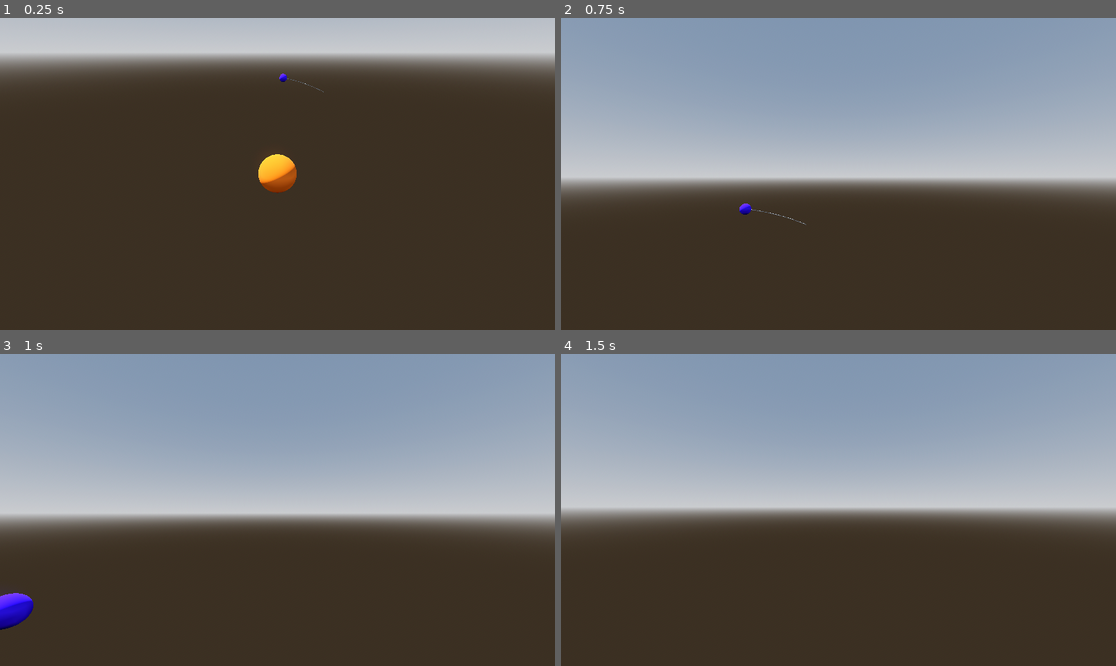
Above: before the commit, frames 1-4 (two rows, left to right).
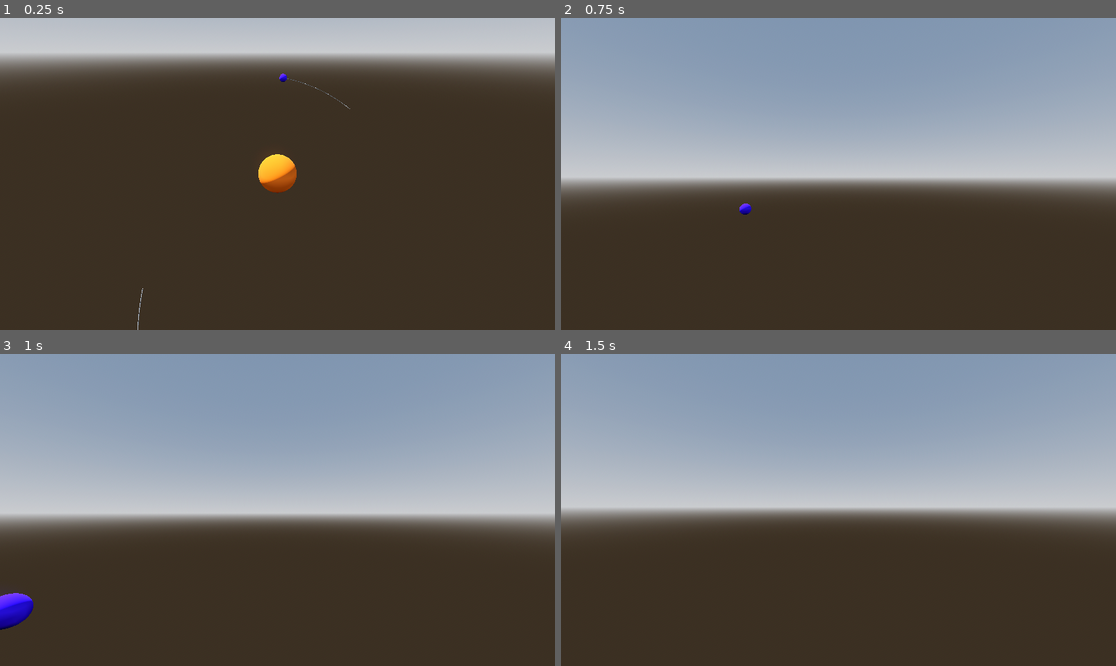
Above: after the commit, the same moments.

Repository: AcctForJudge/Planetary-Gravity-Simulation
Game: Godot game, scene res://Universe/universe.tscn
Two runs of this game, one before a commit and one after it. Both use one fixed random seed, a clock stepped at 60 frames per second and the inputs below.
Inputs (mouse positions are in pixels of both pictures, inside the frame that each line leads up to):
- Up to frame 1 (0.25 s): no input
- Up to frame 2 (0.75 s): tap Enter at 0.5 s; move the mouse to (866, 174) at 0.52 s; hold W (forward) from 0.53 s (still down); tap H (hide) at 0.6 s; click (866, 174) at 0.67 s
- Up to frame 3 (1 s): keep holding W (forward); tap P (play) at 0.8 s
- Up to frame 4 (1.5 s): keep holding W (forward); move the mouse to (810, 510) at 1.27 s; tap P (play) at 1.35 s

The runs differ from the first frame. In frame 1, less than 0.1% of the frame differs, in the area x 24-64%, y 22-100%; in frame 2, less than 0.1%; in frame 3, less than 0.1%; in frame 4, nothing differs.

Commit message:
separated calculation and drawing of orbits, and added a way to see past orbits

Diff:
--- a/Universe/universe.gd
+++ b/Universe/universe.gd
@@ -10,15 +10,18 @@
 @export var central_body: HeavenlyBody
 
 @export_category("Orbit Paths")
+## number of time steps in the future to calculate the paths
 @export_range(1, 200, 1, "or_greater") var num_steps := 200
-@export_range(0.01, 1, 0.01, "or_greater") var time_step : float = 0.01
+## affects actual simulation as well, not just for calculating paths
+@export_range(0.01, 0.1, 0.01) var time_step : float = 0.01
 
-
-
+@export var show_past_path := false
 
 var all_bodies : Array[HeavenlyBody]
 var play := false
-var orbits_shown := true
+var future_orbits_shown := true
+## like draw points but for past paths
+var body_positions: Array
 
 @onready var heavenly_bodies_container: Node3D = $HeavenlyBodies
 @onready var orbits: Node3D = $Orbits
@@ -27,34 +30,49 @@
 	for child in heavenly_bodies_container.get_children():
 		if child is HeavenlyBody:
 			all_bodies.append(child)
+			body_positions.append([])
+
 # Called every frame. 'delta' is the elapsed time since the previous frame.
 func _process(_delta: float) -> void:
 	if !play:
 		hide_orbits()
-		draw_orbits()
+		if future_orbits_shown:
+			calculate_and_show_orbits()
 	else:
-		if orbits_shown:
-			hide_orbits()
-			draw_orbits()
+		if show_past_path:
+			show_past_orbits()
 		else:
-			hide_orbits()
+			if future_orbits_shown:
+				hide_orbits()
+				calculate_and_show_orbits()
+			else:
+				hide_orbits()
 
 func _unhandled_input(_event: InputEvent) -> void:
 	if Input.is_action_just_pressed("play"):
 		play = !play
 	if Input.is_action_just_pressed("hide"):
 		hide_orbits()
-		orbits_shown = !orbits_shown
+		future_orbits_shown = !future_orbits_shown
 
 func _physics_process(_delta: float) -> void:
 	if play:
 		for body in all_bodies:
 			body.update_velocity(all_bodies, time_step)
-		for body in all_bodies:
+		for i in all_bodies.size():
+			var body = all_bodies[i]
 			body.update_position(time_step)
+			if body_positions[i].size() > 0:
+				if body_positions[i][-1] != body.position:
+					body_positions[i].append(body.position)
+			else:
+				body_positions[i].append(body.position)
 
+func show_past_orbits():
+	for i in body_positions.size():
+		draw_orbits(i, body_positions)
 
-func draw_orbits():
+func calculate_and_show_orbits():
 	var heavenly_bodies = all_bodies
 
 	var virtual_bodies: Array[VirtualBody] = []
@@ -98,30 +116,33 @@
 
 
 	for i in virtual_bodies.size():
-		var orbit := Path3D.new()
-		var curve := Curve3D.new()
+		draw_orbits(i, draw_points)
 
-		# some error occurs in the c++ source code when two successive points are the same
-		var prev_pos: Vector3 = Vector3.ZERO
-		for pos:Vector3 in draw_points[i]:
-			if pos != prev_pos:
-				curve.add_point(pos)
-			prev_pos = pos
-		orbit.curve = curve
-		orbits.add_child(orbit)
+func draw_orbits(i: int, draw_points: Array):
+	var orbit := Path3D.new()
+	var curve := Curve3D.new()
 
-		var csg_polygon := CSGPolygon3D.new()
-		var points := PackedVector2Array()
+	# some error occurs in the c++ source code when two successive points are the same
+	var prev_pos: Vector3 = Vector3.ZERO
+	for pos:Vector3 in draw_points[i]:
+		if !pos.is_equal_approx(prev_pos):
+			curve.add_point(pos)
+		prev_pos = pos
+	orbit.curve = curve
+	orbits.add_child(orbit)
 
-		points.append(Vector2.ZERO)
-		points.append( Vector2(0, 0.1))
-		points.append(Vector2(0.1, 0.1))
-		points.append(Vector2(0.1, 0))
-		csg_polygon.polygon = points
+	var csg_polygon := CSGPolygon3D.new()
+	var points := PackedVector2Array()
 
-		csg_polygon.mode = CSGPolygon3D.MODE_PATH
-		csg_polygon.path_node = orbit.get_path()
-		orbit.add_child(csg_polygon)
+	points.append(Vector2.ZERO)
+	points.append( Vector2(0, 0.1))
+	points.append(Vector2(0.1, 0.1))
+	points.append(Vector2(0.1, 0))
+	csg_polygon.polygon = points
+
+	csg_polygon.mode = CSGPolygon3D.MODE_PATH
+	csg_polygon.path_node = orbit.get_path()
+	orbit.add_child(csg_polygon)
 
 func hide_orbits():
 	for child in orbits.get_children():
@@ -136,6 +157,7 @@
 			var force := dir * G * virtual_bodies[j].vb_mass / sqr_dist # no need for i's mass cuz a = f/m
 			acc += force
 	return acc
+
 class VirtualBody:
 	# properties
 	var vb_mass: float
--- a/Universe/universe.tscn
+++ b/Universe/universe.tscn
@@ -43,9 +43,10 @@
 radius = 2.595
 height = 5.19
 
-[node name="Universe" type="Node3D" node_paths=PackedStringArray("central_body")]
+[node name="Universe" type="Node3D"]
 script = ExtResource("1_6q408")
-central_body = NodePath("HeavenlyBodies/Planet")
+num_steps = 350
+show_past_path = true
 
 [node name="WorldEnvironment" type="WorldEnvironment" parent="."]
 environment = SubResource("Environment_5gdbb")
@@ -66,7 +67,7 @@
 skeleton = NodePath("../..")
 mass = 10000000000000.0
 radius = 4.44
-initial_velocity = Vector3(0, 0, 1.78)
+initial_velocity = Vector3(0, 0, 0)
 
 [node name="Satellite" parent="HeavenlyBodies" instance=ExtResource("2_nyc2w")]
 transform = Transform3D(1, 0, 0, 0, 1, 0, 0, 0, 1, 19.278196, 18.273937, 1.5329332)
@@ -83,7 +84,7 @@
 script = ExtResource("4_6326s")
 mass = 10000000000.0
 radius = 2.595
-initial_velocity = Vector3(2.34, 1.72, 0)
+initial_velocity = Vector3(1.59, 3.74, 0)
 metadata/_custom_type_script = "uid://6ab6gpfo0tx5"
 
 [node name="Orbits" type="Node3D" parent="."]
